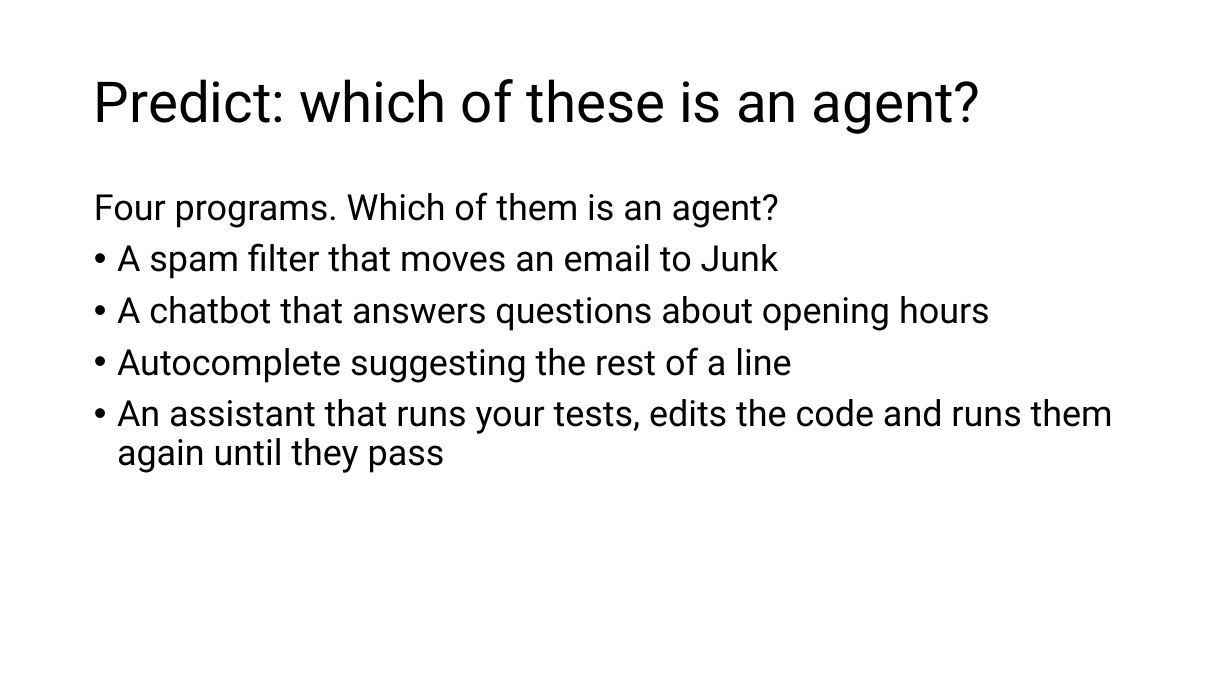
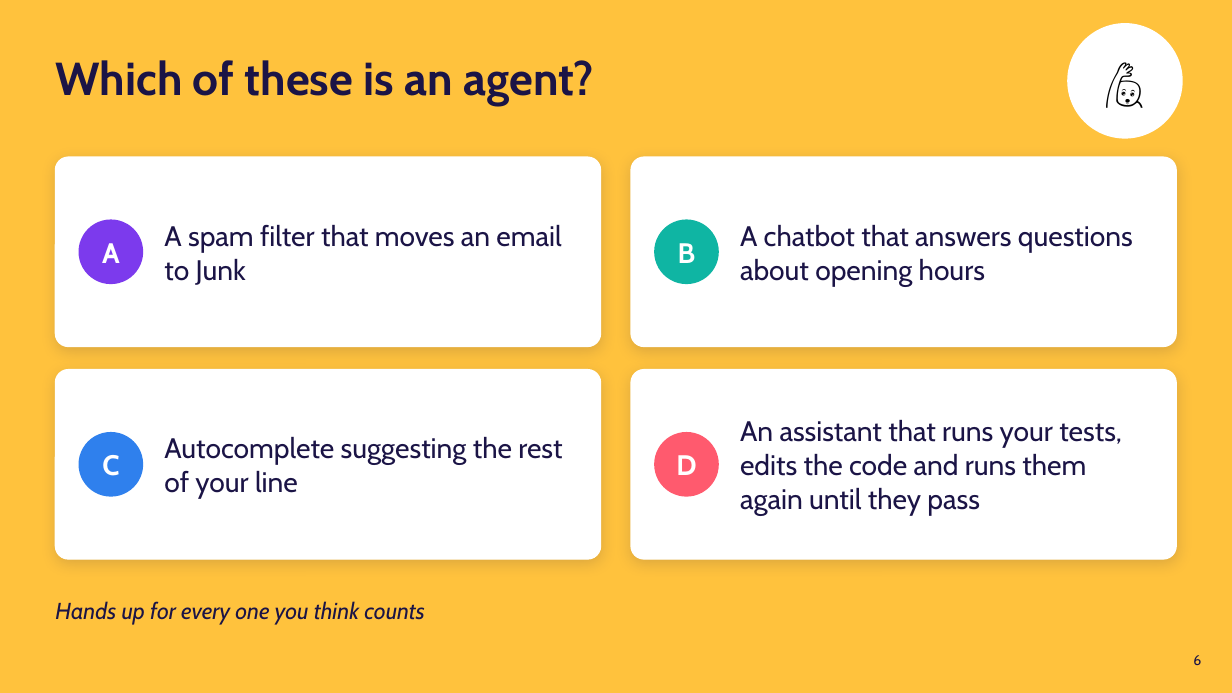
Before and after one commit to danielcregg/ai-assisted-programming, a slide deck: slide 6 of lectures-and-labs/week06/agents-lecture.pptx (slide 13 before the commit). Drawn at 1232x693 pixels with LibreOffice and Linux fonts; fonts in the diff are those of the drawing. Boxes give left, top, right and bottom in pixels: in the first picture for what was removed or moved away, otherwise in the second. Text is boxed around its words. In the diff, an @@ line names an element or a change of style, - is before the commit and + after.

```diff
--- a/lectures-and-labs/week06/agents-lecture.pptx
+++ b/lectures-and-labs/week06/agents-lecture.pptx
@@ background #FFFFFF to #FFC23D @@
@@ ellipse added at (1067,23,1183,139), fill #FFFFFF, 40 pt, text #000000 @@
+🙋
@@ title at (55,60,594,106): text changed; size 44 to 36 pt; font Roboto to Cabin; text colour #000000 to #1B1446; bold on @@
-Predict: which of these is an agent?
+Which of these is an agent?
@@ rounded rectangle added at (55,157,601,347), fill #FFFFFF, outline #FFFFFF 1 pt, 22 pt, text #1B1446 @@
+A spam filter that moves an email to Junk
@@ rounded rectangle added at (631,157,1177,347), fill #FFFFFF, outline #FFFFFF 1 pt, 22 pt, text #1B1446 @@
+A chatbot that answers questions about opening hours
@@ text removed at (94,192,1113,473) @@
-Four programs. Which of them is an agent?
-• A spam filter that moves an email to Junk
-• A chatbot that answers questions about opening hours
-• Autocomplete suggesting the rest of a line
-• An assistant that runs your tests, edits the code and runs them again until they pass
@@ ellipse added at (79,220,143,285), fill #7C3AED, 22 pt, text #FFFFFF, bold @@
+A
@@ ellipse added at (654,220,719,285), fill #0FB5A3, 22 pt, text #FFFFFF, bold @@
+B
@@ rounded rectangle added at (55,370,601,559), fill #FFFFFF, outline #FFFFFF 1 pt, 22 pt, text #1B1446 @@
+Autocomplete suggesting the rest of your line
@@ rounded rectangle added at (631,370,1177,559), fill #FFFFFF, outline #FFFFFF 1 pt, 22 pt, text #1B1446 @@
+An assistant that runs your tests, edits the code and runs them again until they pass
@@ ellipse added at (79,432,143,496), fill #2F80ED, 22 pt, text #FFFFFF, bold @@
+C
@@ ellipse added at (654,432,719,496), fill #FF5A6E, 22 pt, text #FFFFFF, bold @@
+D
@@ text added at (55,601,425,625), 18 pt, text #1B1446, italic @@
+Hands up for every one you think counts
@@ page number added at (1193,655,1201,665), 11 pt, text #1B1446 @@
+6
```
Also in this commit, not shown: 28 other slides changed, 10 slides added, 34 slides removed, 1 other file.
